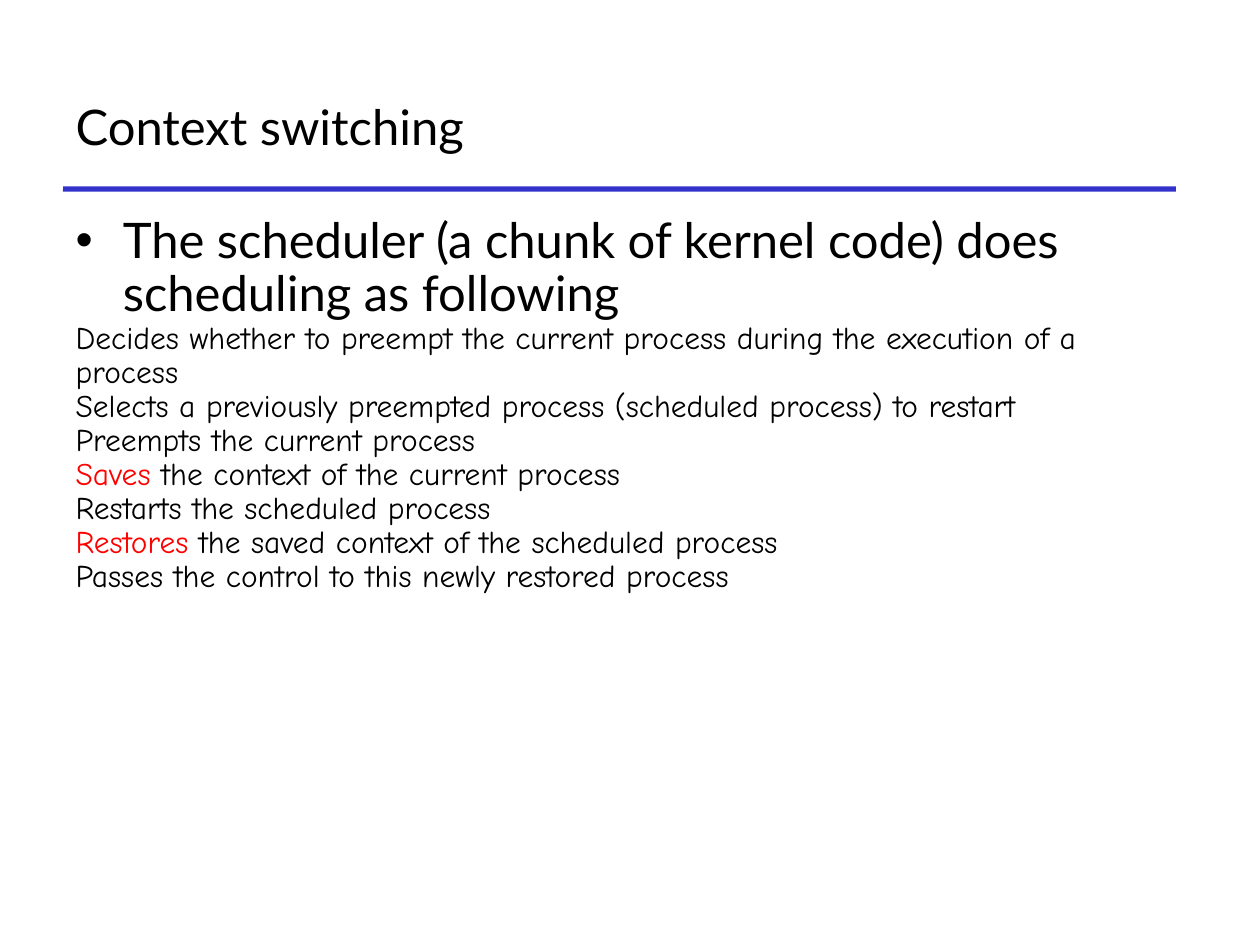
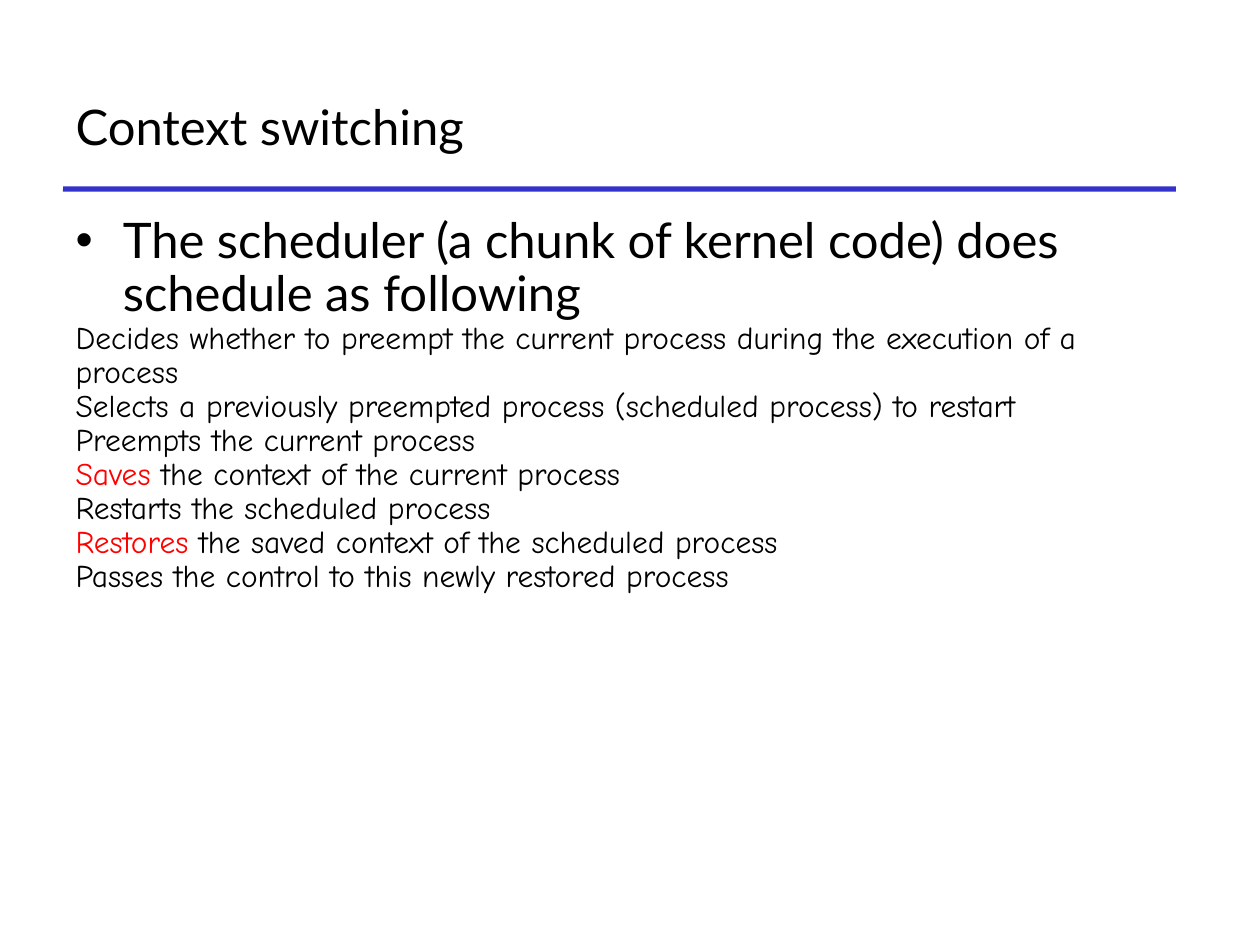
Before and after one commit to To-oTke/oh-my-ics, a slide deck: slide 13 of slides-new/3-2-process.pptx. Drawn at 1260x945 pixels with LibreOffice and Linux fonts; fonts in the diff are those of the drawing. Boxes give left, top, right and bottom in pixels: in the first picture for what was removed or moved away, otherwise in the second. Text is boxed around its words. In the diff, an @@ line names an element or a change of style, - is before the commit and + after.

```diff
--- a/slides-new/3-2-process.pptx
+++ b/slides-new/3-2-process.pptx
@@ text at bbox=[123, 220, 1058, 320]: text changed @@
-• The scheduler (a chunk of kernel code) does scheduling as following
+• The scheduler (a chunk of kernel code) does schedule as following
```
Also in this commit, not shown: 1 other slide changed, 5 other files.
